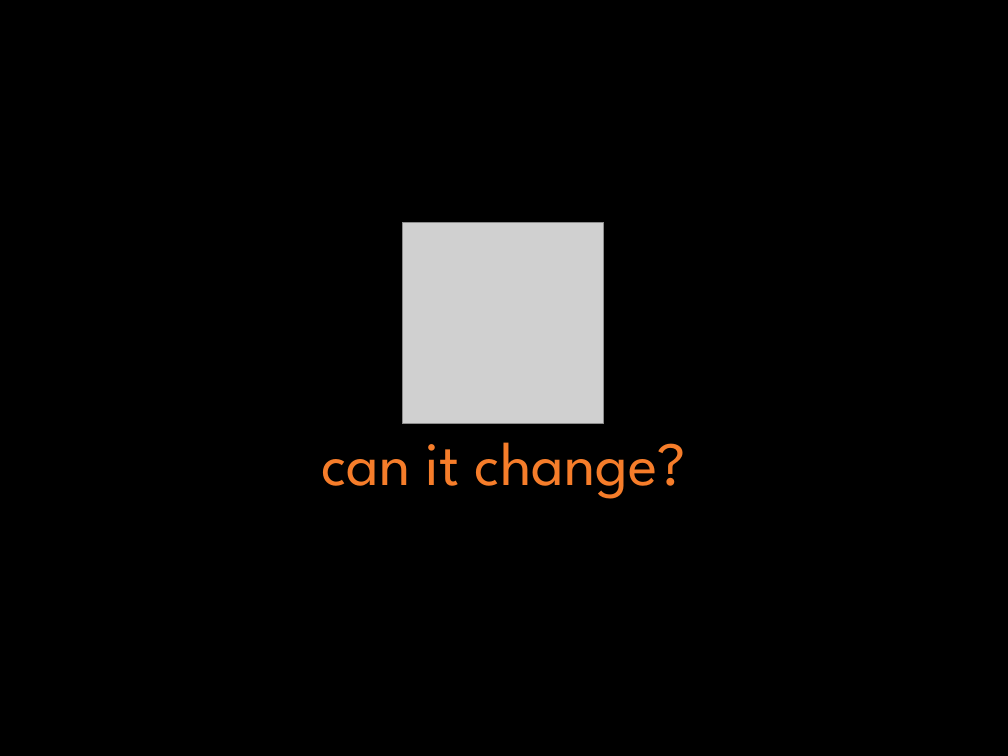
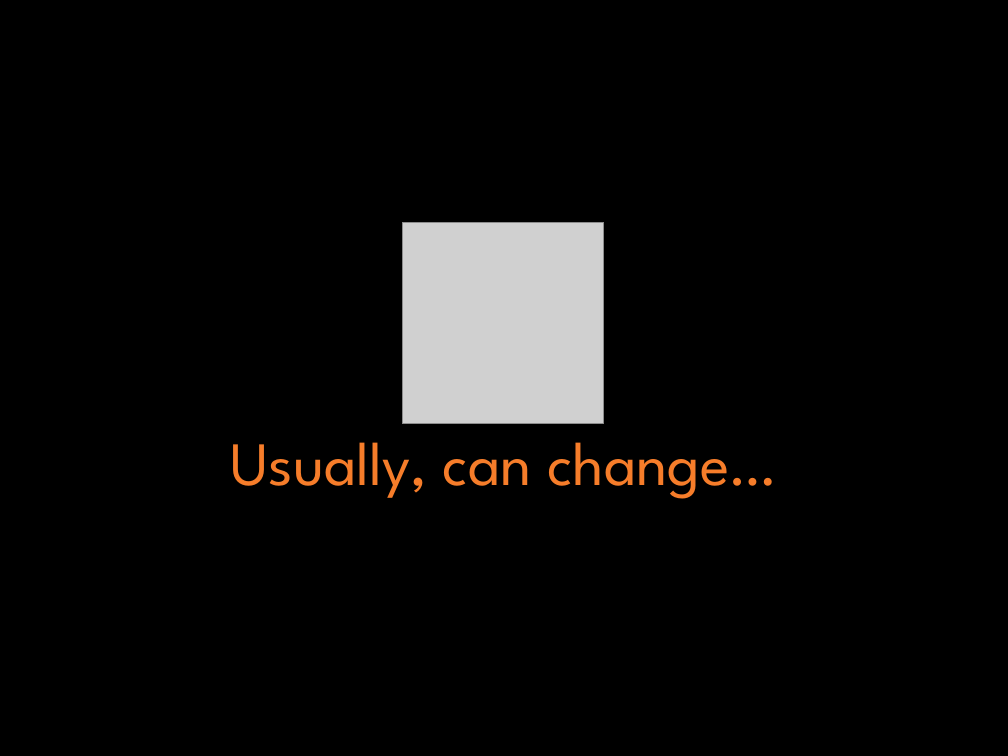
Before and after one commit to dsnlab/svc-wellbeing, a slide deck: slide 7 of SVC_Instructions.pptx. Drawn at 1008x756 pixels with LibreOffice and Linux fonts; fonts in the diff are those of the drawing; grey boxes stand for pictures. Boxes give left, top, right and bottom in pixels: in the first picture for what was removed or moved away, otherwise in the second. Text is boxed around its words. In the diff, an @@ line names an element or a change of style, - is before the commit and + after.

```diff
--- a/SVC_Instructions.pptx
+++ b/SVC_Instructions.pptx
@@ text at [230,423,776,499]: text changed @@
-can it change?
+Usually, can change…
```
Also in this commit, not shown: 1 other slide changed, 1 slide added, 1 slide removed, 1 other file.
